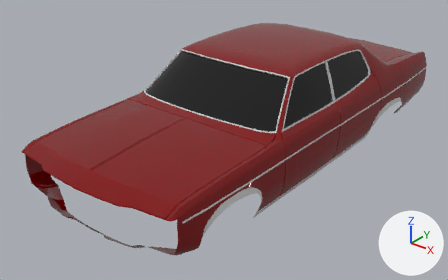
The FBX model Prototype/Assets/Game/V1/Art/Meshes/Vehicles/moonshine_mahagoni.fbx as it was, and as the next commit left it.
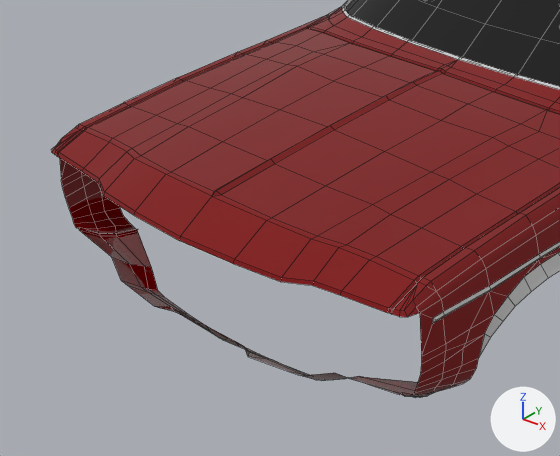
The first picture shows the older version from a camera (50 mm lens) standing at (0.387, -0.55, 0.36) and looking at (-0.018, -0.043, 0.046). The close-ups show both versions on the part from 0% to 53% of the width and 31% to 100% of the height of that picture; other places that the commit changed are outside them. The axes (+X, +Y, +Z) are drawn at lower right. The lights are the same throughout. The close-ups show mesh edges as thin lines. Where no turn or scale is listed for an object, it has been applied to the vertices.

Names of what the first close-up shows: 'Body_paintable', 'Chrome', 'Frontfenders_paintable', 'Hood_paintable', 'WIndows'.
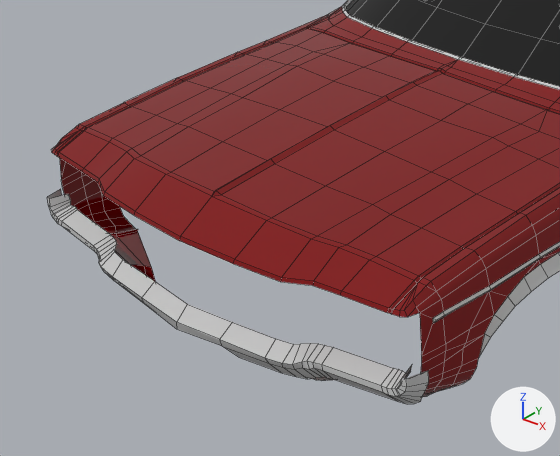
The edits, one by one:
Mesh me_mesh_011_1 is new.
It has 133 vertices, 94 faces and spans x -0.103..0.103, y -0.274..-0.25, z 0.048..0.068.
It uses material mat_chrome_1 (light grey #cbcbcb).
Object 'FrontBumper' (ob_frontbumper) is new; it shows me_mesh_011_1.
Its location is (0.0, 0.0, 0.0).

Changed parts and their boxes (x1, y1, x2, y2) in the close-ups (560 x 456 px):
'FrontBumper', added
    after: (47, 189, 429, 404)
